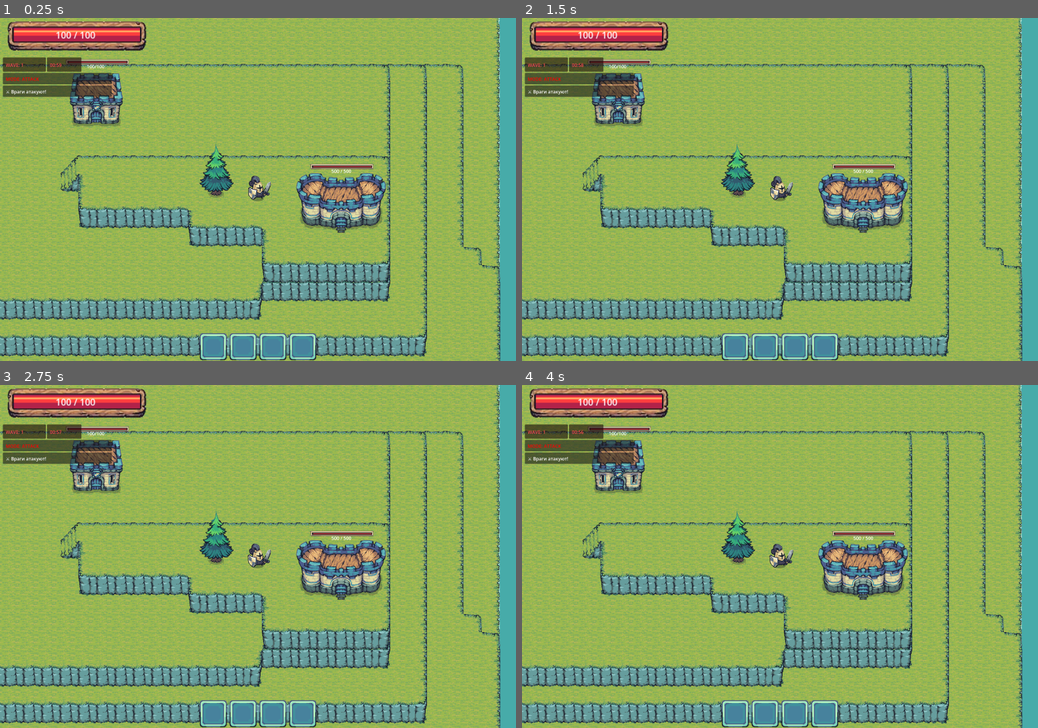
Above: before the commit, frames 1-4 (two rows, left to right).
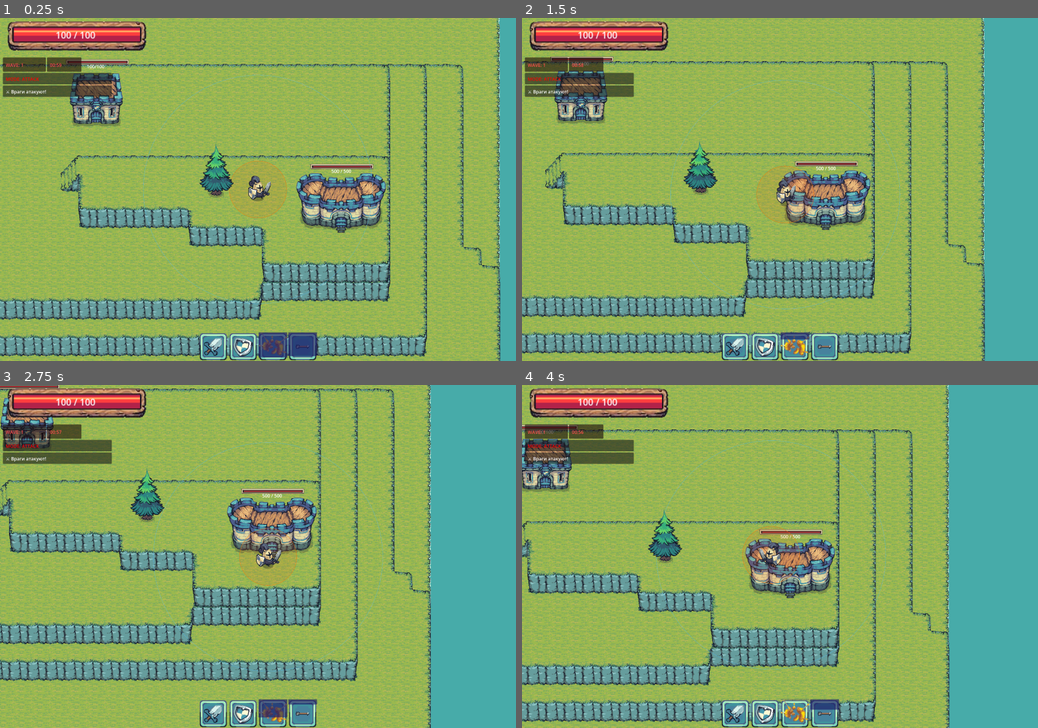
Above: after the commit, the same moments.

Repository: yafind/hardes
Game: Godot game, scene res://levels/game.tscn
Same seed, same stepped clock (60 frames per second), same inputs: the game is played once before the commit and once after it. The project has no main scene, so this scene is started directly.
Inputs:
- Up to frame 1 (0.25 s): no input
- Up to frame 2 (1.5 s): hold D (right) 0.53-1.28 s; hold S (down) from 1.28 s (still down)
- Up to frame 3 (2.75 s): release S (down) at 2.03 s; hold D (right) from 2.03 s (still down)
- Up to frame 4 (4 s): release D (right) at 2.78 s; hold W (up) 2.78-3.53 s; hold A (left) from 3.53 s (still down)

The runs differ from the first frame. In frame 1, 1.3% of the frame differs, in the area x 27-73%, y 16-100%; in frame 2, 41%; in frame 3, 53%, in the area x 0-97%, y 0-100%; in frame 4, 49%.
Error before the commit: Parse Error: The member "wall_slide_factor" already exists in parent class BaseEntity. (res://entities/common/player/player.gd:6)

Commit message:
update branch

Diff:
--- a/entities/common/player/player.gd
+++ b/entities/common/player/player.gd
@@ -3,7 +3,6 @@
 
 enum PlayerState { IDLE, MOVE, SKILL_1, SKILL_2, DEATH }
 
-@export var wall_slide_factor: float = 0.7
 @export var skill_1_damage: int = 10
 @export var skill_2_damage_reduction: float = 0.2
 @export var skill_3_damage: int = 5
Not shown, changed: .gitignore
